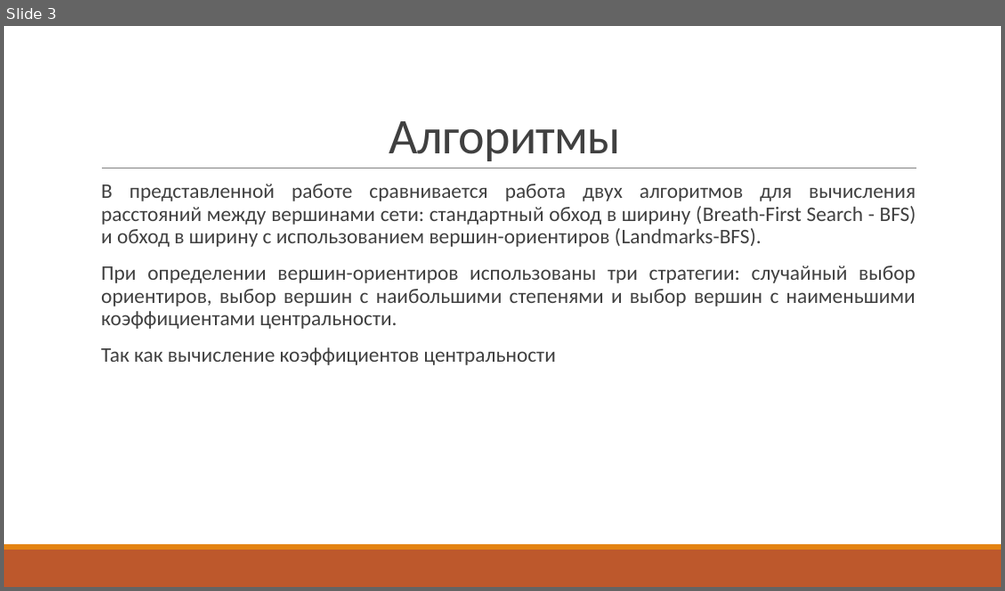
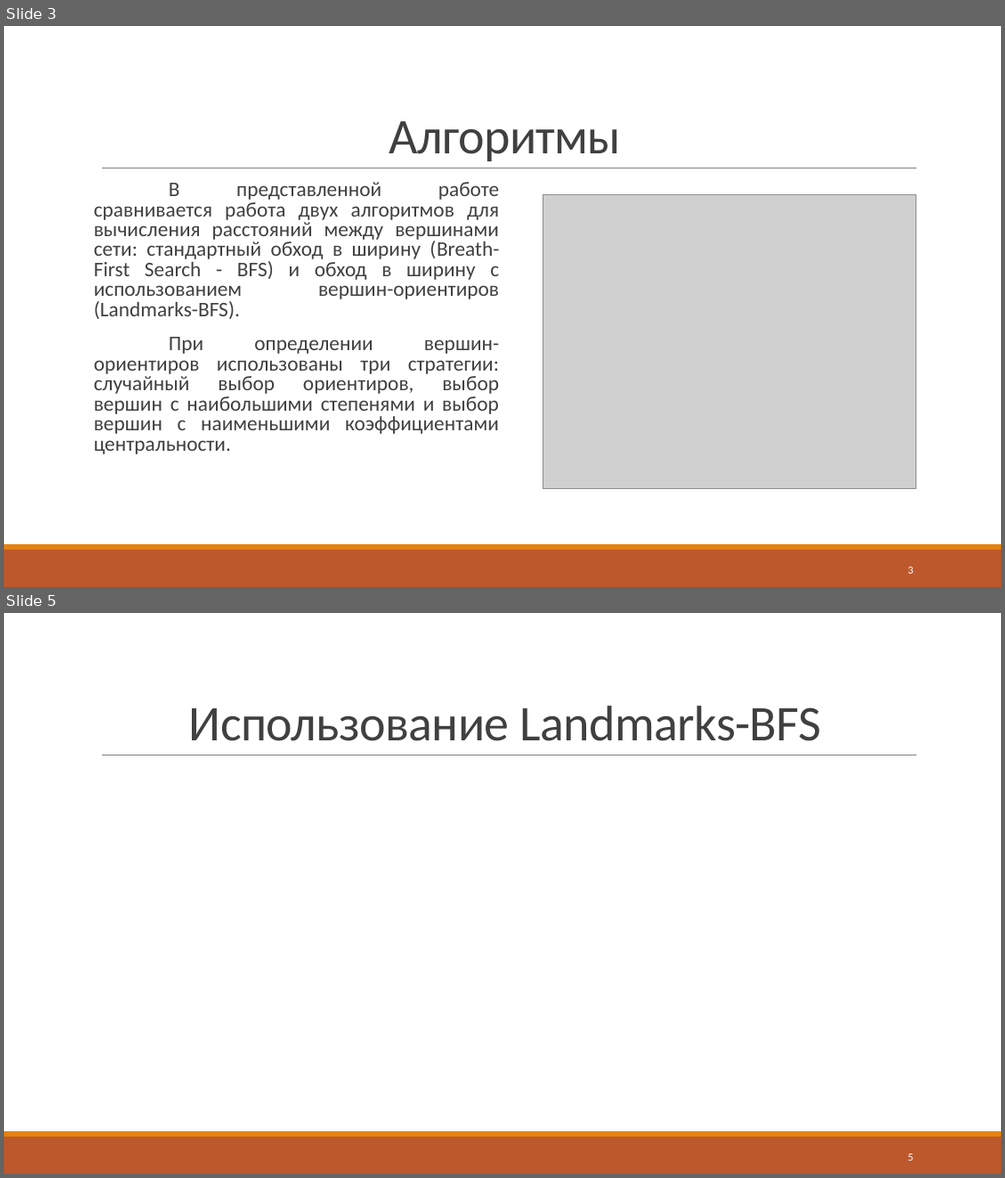
Before and after one commit to DaniilDDDDD/Student-life, a slide deck: 6семестр/Теория конечных графов/Отчёт по проекту.pptx. Shown one above the other, each under a label of ours: slide 3 before the commit, slides 3 and 5 after it; the slides between them are not shown. The pictures are 1005x591 and 1005x1178 pixels, drawn with LibreOffice and Linux fonts; fonts in the diff are those of the drawing; grey boxes stand for pictures. Boxes give left, top, right and bottom in pixels: in the first picture for what was removed or moved away, otherwise in the second. Text is boxed around its words. In the diff, an @@ line names an element or a change of style, - is before the commit and + after.

```diff
--- a/6семестр/Теория конечных графов/Отчёт по проекту.pptx
+++ b/6семестр/Теория конечных графов/Отчёт по проекту.pptx
@@ slide 5 added at [4, 613, 1001, 1174], background #FFFFFF; not listed: 3 template elements that a slide beside it also shows @@
@@ title added at [189, 706, 821, 741], 48 pt, text #404040 @@
+Использование Landmarks-BFS
@@ page number added at [907, 1153, 913, 1160], 10.5 pt, text #FFFFFF @@
+5
@@ slide 3 changed as well @@
@@ text "В представленной работе сравнивается работа ..." at [94, 182, 500, 454]: bullet   to none; line spacing 0.9 to 0.8 @@
@@ picture added at [543, 194, 916, 488] @@
@@ text at [101, 347, 556, 365]: paragraph removed @@
-  Так как вычисление коэффициентов центральности
@@ page number added at [907, 566, 913, 573], 10.5 pt, text #FFFFFF @@
+3
```
Also in this commit, not shown: 2 other slides changed, 6 other slides added, 17 other files.
